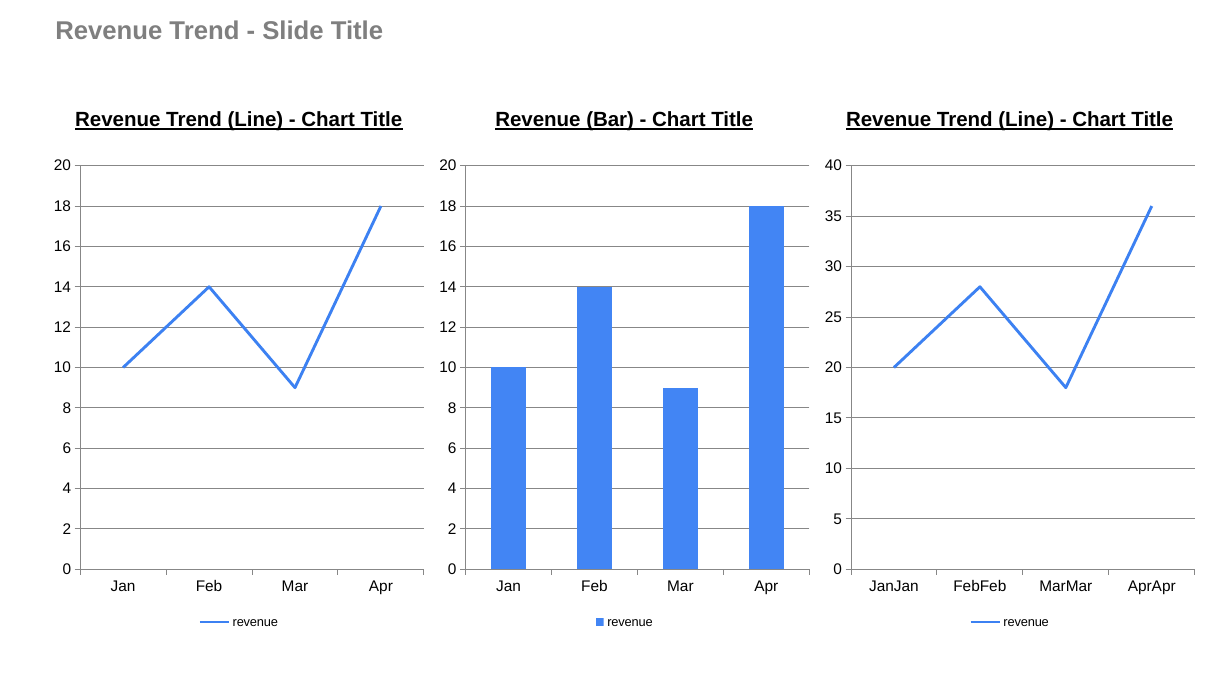
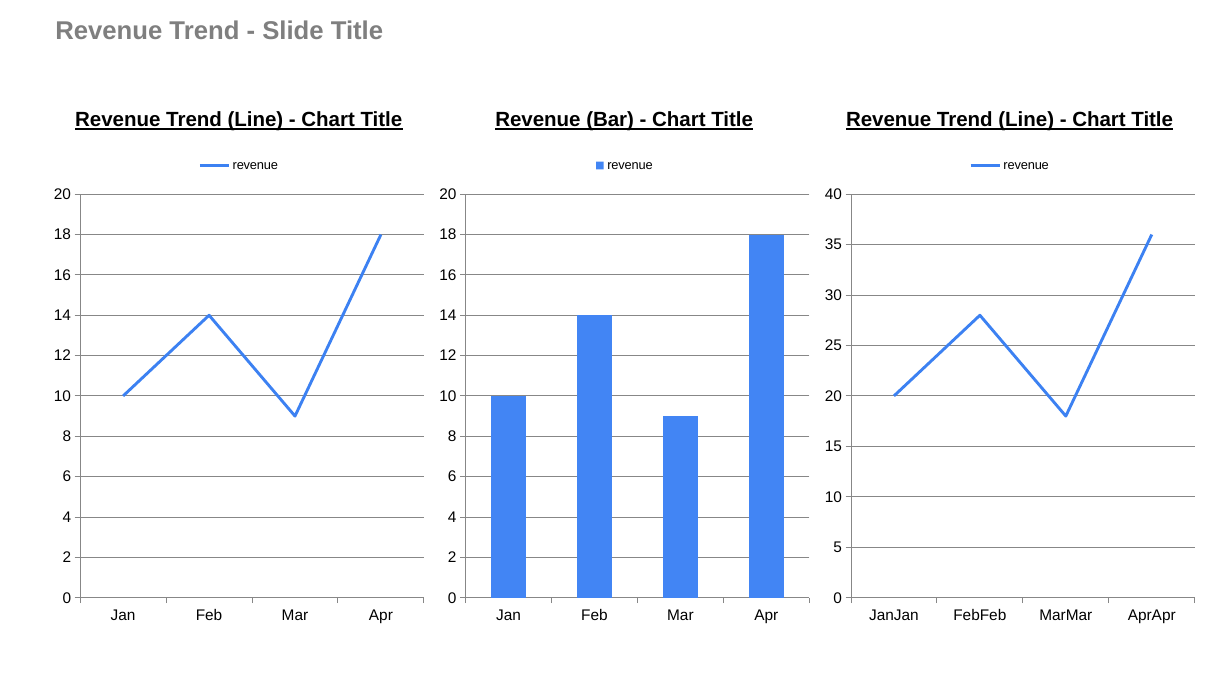
Before and after one commit to josephcobb111/deckbridge, a slide deck: slide 4 of notebooks/demo.pptx. Drawn at 1232x693 pixels with LibreOffice and Linux fonts; fonts in the diff are those of the drawing. Boxes give left, top, right and bottom in pixels: in the first picture for what was removed or moved away, otherwise in the second. Text is boxed around its words. In the diff, an @@ line names an element or a change of style, - is before the commit and + after.

Commit message:
update default legend font size

```diff
--- a/notebooks/demo.pptx
+++ b/notebooks/demo.pptx
@@ line chart at (46,148,432,633) @@
@@ legend changed @@
@@ column chart at (432,148,817,633) @@
@@ legend changed @@
@@ line chart at (817,148,1202,633) @@
@@ legend changed @@
```
Also in this commit, not shown: 2 other slides changed, 1 other file.
